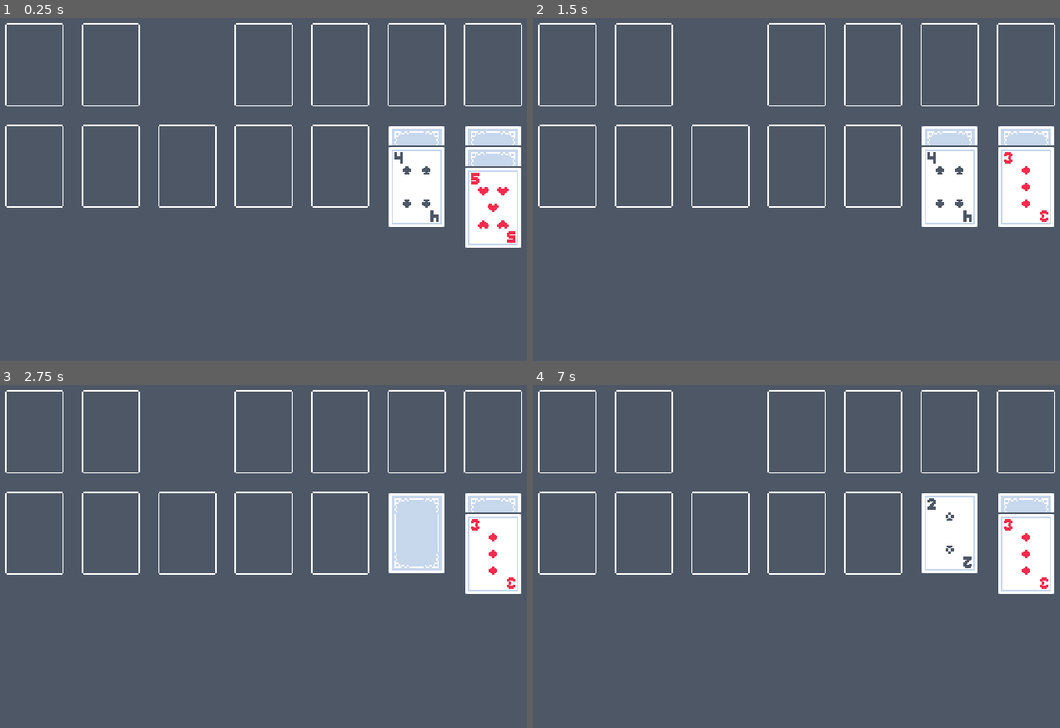
Above: before the commit, frames 1-4 (two rows, left to right).
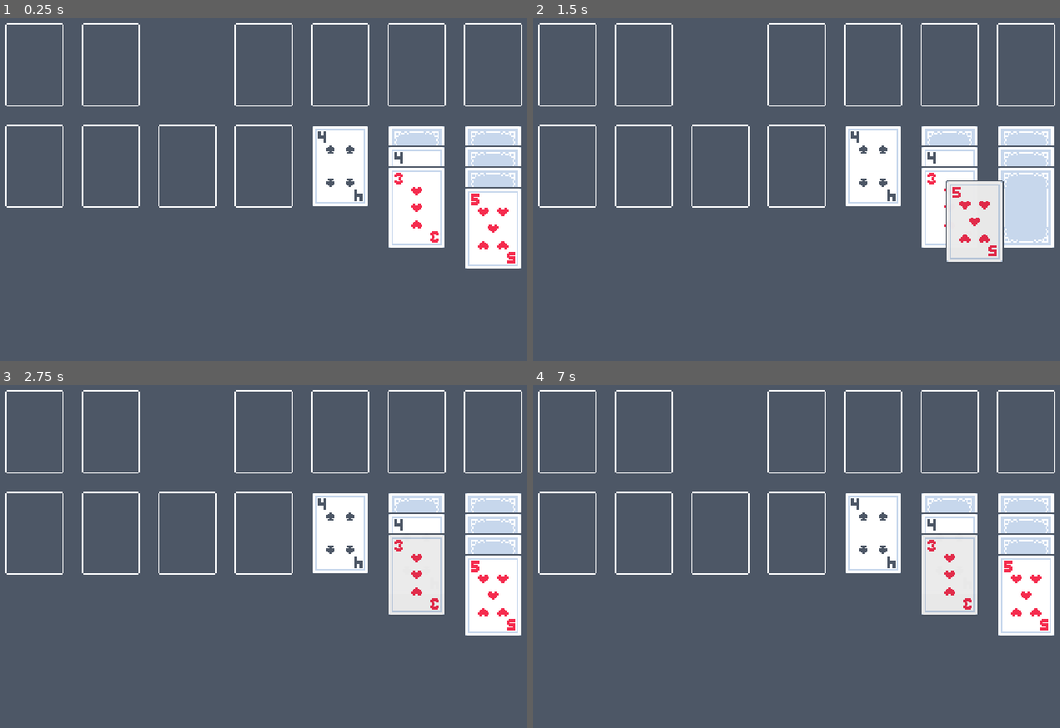
Above: after the commit, the same moments.

Repository: MrRodent/klondike
Game: Godot game, scene res://scenes/game.tscn
Same seed, same stepped clock (60 frames per second), same inputs: the game is played once before the commit and once after it.
Inputs (mouse positions are in pixels of both pictures, inside the frame that each line leads up to):
- Up to frame 1 (0.25 s): no input
- Up to frame 2 (1.5 s): tap Enter at 0.5 s; drag from (1028, 165) to (796, 165) at 0.52 s; tap Space at 1.25 s; drag from (1028, 186) to (875, 165) at 1.27 s
- Up to frame 3 (2.75 s): move the mouse to (416, 532) at 2.02 s; hold Right mouse button (right_mouse) from 2.03 s (still down); click (416, 532) at 2.3 s
- Up to frame 4 (7 s): release Right mouse button (right_mouse) at 2.75 s; tap Enter at 2.75, 5 s; drag from (764, 693) to (1028, 532) at 2.77 s; move the mouse to (996, 669) at 3.52 s; press the mouse at (996, 669) at 3.53 s; release the mouse at (996, 669) at 4.25 s; tap Space at 4.25, 5.75 s; drag from (596, 518) to (1028, 553) at 4.27 s; move the mouse to (828, 594) at 5.02 s; press the mouse at (828, 594) at 5.03 s; release the mouse at (828, 594) at 5.75 s; drag from (696, 470) to (949, 532) at 5.77 s; move the mouse to (944, 570) at 6.52 s; hold Right mouse button (right_mouse) from 6.53 s (still down); click (944, 570) at 6.8 s

The runs differ from the first frame. In frame 1, 5.0% of the frame differs, in the area x 59-99%, y 31-74%; in frame 2, 7.3%; in frame 3, 7.6%; in frame 4, 7.0%.

Commit message:
maanantai

Diff:
--- a/scenes/card_states/card_base_state.gd
+++ b/scenes/card_states/card_base_state.gd
@@ -29,23 +29,25 @@
 		else:
 			card_ui.pivot_offset = card_ui.get_global_mouse_position() - card_ui.global_position
 			transition_requested.emit(self, CardState.State.CLICKED)
-			create_card_column(card_ui)
+			#create_card_column(card_ui)
 
 
 func create_card_column(clicked_card: CardUI) -> void:
 	# Create a new VBoxContainer instance
 	var vbox = VBoxContainer.new()
-	# Optionally, set properties of the VBoxContainer
-	#vbox.custom_minimum_size = Vector2(200, 300)
+	# Set the theme constants for the VBoxContainer
+	vbox.add_theme_constant_override("separation", -45)
+	vbox.set_position(Vector2(0, 15))
 	# Add the VBoxContainer to the scene tree
 	add_child(vbox)
 
-	card_ui.reparent(vbox)
-	#vbox.pivot_offset = vbox.get_global_mouse_position() - vbox.global_position
-	print("vbox: ", vbox)
-	print("current parent: ", card_ui.current_parent)
-	print("clicked card: ", clicked_card)
-	print("vbox children: ", vbox.get_children())
+	# Reparent the cards below to this vbox
+
+	# print("vbox: ", vbox)
+	# print("current parent: ", card_ui.current_parent)
+	# print("clicked card: ", clicked_card)
+	# print("vbox children: ", vbox.get_children())
+
 
 	# loop jos kaikki childit laillisia
 	# -> lailliset arrayhyn
--- a/scenes/card_states/card_state.gd
+++ b/scenes/card_states/card_state.gd
@@ -4,7 +4,7 @@
 
 enum State {BASE, HIDDEN, CLICKED, DRAGGING, RELEASED}
 
-signal  transition_requested(from: CardState, to: State)
+signal transition_requested(from: CardState, to: State)
 
 @export var state: State
 
--- a/scenes/game.tscn
+++ b/scenes/game.tscn
@@ -8,6 +8,7 @@
 [ext_resource type="Resource" uid="uid://c020jfib46dfn" path="res://cards/hearts/05_heart.tres" id="6_nk8im"]
 [ext_resource type="Resource" uid="uid://bktymksw1hvkm" path="res://cards/clubs/02_club.tres" id="7_orwy5"]
 [ext_resource type="Resource" uid="uid://db4jssmeu5cso" path="res://cards/spades/04_spade.tres" id="8_u5foe"]
+[ext_resource type="Resource" uid="uid://c7e7au0ysw4i8" path="res://cards/hearts/03_heart.tres" id="9_5m2cg"]
 
 [node name="Game" type="Node2D"]
 
@@ -38,6 +39,10 @@
 layout_mode = 2
 card = ExtResource("4_ivl3f")
 
+[node name="CardUI4" parent="Tableau/Column1" instance=ExtResource("1_ab4u4")]
+layout_mode = 2
+card = ExtResource("4_ivl3f")
+
 [node name="CardUI2" parent="Tableau/Column1" instance=ExtResource("1_ab4u4")]
 layout_mode = 2
 card = ExtResource("5_jw3ve")
@@ -64,6 +69,16 @@
 layout_mode = 2
 card = ExtResource("8_u5foe")
 
+[node name="TEST" type="VBoxContainer" parent="Tableau/Column2/CardUI5"]
+offset_top = 15.0
+offset_right = 42.0
+offset_bottom = 269.0
+theme_override_constants/separation = -45
+
+[node name="CardUI5" parent="Tableau/Column2/CardUI5/TEST" instance=ExtResource("1_ab4u4")]
+layout_mode = 2
+card = ExtResource("9_5m2cg")
+
 [node name="Column3" type="VBoxContainer" parent="Tableau"]
 offset_left = 274.0
 offset_top = 106.0
@@ -73,6 +88,10 @@
 
 [node name="DropPoint" parent="Tableau/Column3" instance=ExtResource("2_i7yai")]
 position = Vector2(21, 30)
+
+[node name="CardUI6" parent="Tableau/Column3" instance=ExtResource("1_ab4u4")]
+layout_mode = 2
+card = ExtResource("8_u5foe")
 
 [node name="Column4" type="VBoxContainer" parent="Tableau"]
 offset_left = 219.0
Not shown: 1 places in scenes/game.tscn that only renumber resources
Not shown, changed: .gitignore
